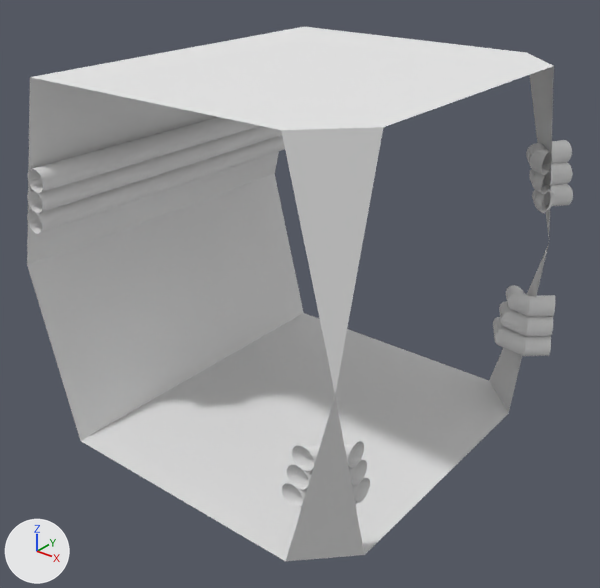
The Blender file Assets/Models/Blends/Hallway_T.blend, before and after one commit.
Both versions are drawn from a camera (50 mm lens) standing at (2.6, -3.22, 2.76) and looking at (0.07, -0.06, 0.8). The axes (+X, +Y, +Z) are drawn at lower left. The lights are the same throughout.
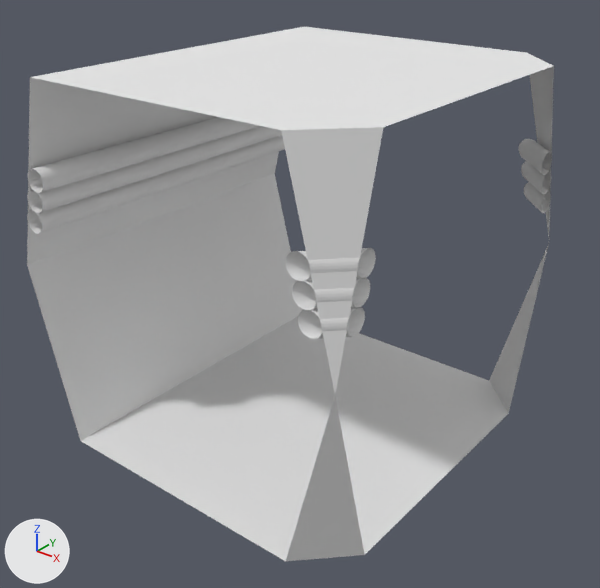
Where the newer file only moved an object's origin or applied its transform, the numbers keep the older frame.

Diff of the bpy script that builds the scene:
```diff
--- a/Assets/Models/Blends/Hallway_T.blend.py
+++ b/Assets/Models/Blends/Hallway_T.blend.py
@@ mat_floor_001 @@
+mat_floor_001 = diffuse_material('Floor.001')
+mat_floor_001.base_color = (0.8, 0.8, 0.8)  # white #e7e7e7
@@ me_cube_008 @@
 # used by ob_cube_004; location = (0.0, 0.0, 0.0)
-me_cube_008.from_pydata(...)  # 1168 vertices, 778 faces; spans x -1.0..1.13, y -1.0..1.12, z 0.0..2.0
+me_cube_008.from_pydata(...)  # 592 vertices, 298 faces; spans x -1.0..1.0, y -1.0..1.0, z 0.0..2.0
+# me_cube_008 part 1: a new loose piece of 64 vertices spanning x 0.81..1.0, y -1.0..-0.81, z 1.21..1.33, in mat_floor_001 (white #e7e7e7)
+# me_cube_008 part 2: a new loose piece of 64 vertices spanning x 0.78..1.0, y -1.0..-0.78, z 1.32..1.44, in mat_floor_001 (white #e7e7e7)
+# me_cube_008 part 3: a new loose piece of 64 vertices spanning x 0.76..1.0, y -1.0..-0.76, z 1.44..1.56, in mat_floor_001 (white #e7e7e7)
+# me_cube_008 part 4: 6 loose pieces with 576 vertices, spanning x 0.72..1.13, y -1.0..1.06, z 0.34..0.69, are deleted
+# me_cube_008 part 5: 4 vertices moved within x 1.0, y 0.84..0.92, z 1.23..1.44; 288 vertices removed from x 0.83..1.08, y 0.81..1.12, z 1.21..1.56; 96 vertices added at x 0.76..0.93, y 1.0, z 1.21..1.56
 me_cube_008.materials.append(mat_floor)
@@ me_cube_008 @@
 me_cube_008.materials.append(mat_pipes)
+me_cube_008.materials.append(mat_floor_001)  # white #e7e7e7
```

Location of each change, [x1, y1, x2, y2] in pixels of the pictures (600 x 588 px):
'Cube.004', reshaped: before [27, 27, 573, 561]; after [27, 27, 554, 561]
part 1 of me_cube_008, added: after [298, 307, 365, 339]
part 2 of me_cube_008, added: after [292, 278, 370, 310]
part 3 of me_cube_008, added: after [286, 248, 376, 282]
part 4 of me_cube_008, deleted: before [282, 285, 555, 508]
part 5 of me_cube_008, cut back: before [526, 140, 573, 213]; after [519, 139, 552, 213]
